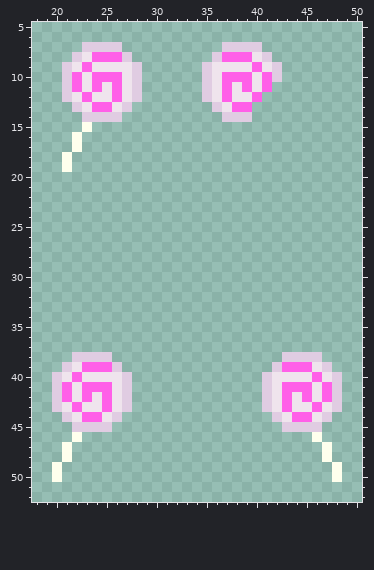
File history of a pixel-art sprite, Resources/Textures/_Impstation/Objects/Consumable/Food/meals.rsi/big-lollipop-inhand-left.png. The picture above was drawn from the file before the commit.
The file is 64x64 pixels. Shown: x 18..50, y 5..52.
The same view after the edit:
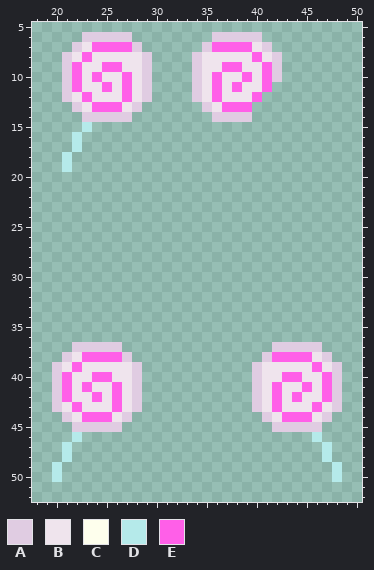
Palette (. is transparent): A #e0cce2  B #efe4ed  C #feffed  D #b5eaea  E #ff5fe8
Changes in this commit:
@@ x 18..50 @@
  5 .................................
- 6 .................................
- 7 .....AAAA..........AAAA..........
- 8 ....ABEEEA........AEEEBA.........
- 9 ...ABEBBBBA......ABBBBEBA........
-10 ...AEBEEEBA......ABEEEBEA........
-11 ...AEBEBEBA......ABEBEBE.........
-12 ...ABEBBEBA......ABEBBE..........
-13 ....ABEEBA........ABEE...........
-14 .....AAAA..........AAA...........
-15 .....C...........................
-16 ....C............................
-17 ....C............................
-18 ...C.............................
-19 ...C.............................
+ 6 .....AAAAA........AAAAA..........
+ 7 ....ABEEEEA......AEEEEBA.........
+ 8 ...ABEBBBBBA....ABBBBBEBA........
+ 9 ...AEBBEEBBA....ABBEEBBEA........
+10 ...AEBEBBEBA....ABEBBEBEA........
+11 ...AEBBEBEBA....ABEBEBBE.........
+12 ...ABEBBBEBA....ABEBBBE..........
+13 ....ABEEEBA......ABEEE...........
+14 .....AAAAA........AAAA...........
+15 .....D...........................
+16 ....D............................
+17 ....D............................
+18 ...D.............................
+19 ...D.............................
 20 .................................
@@ x 18..50 @@
 36 .................................
-37 .................................
-38 ....AAAA.................AAAA....
-39 ...ABEEEA...............AEEEBA...
-40 ..ABEBBBBA.............ABBBBEBA..
-41 ..AEBEEEBA.............ABEEEBEA..
-42 ..AEBEBEBA.............ABEBEBEA..
-43 ..ABEBBEBA.............ABEBBEBA..
-44 ...ABEEBA...............ABEEBA...
-45 ....AAAA.................AAAA....
-46 ....C.......................C....
-47 ...C.........................C...
-48 ...C.........................C...
-49 ..C...........................C..
-50 ..C...........................C..
+37 ....AAAAA...............AAAAA....
+38 ...ABEEEEA.............AEEEEBA...
+39 ..ABEBBBBBA...........ABBBBBEBA..
+40 ..AEBBEEBBA...........ABBEEBBEA..
+41 ..AEBEBBEBA...........ABEBBEBEA..
+42 ..AEBBEBEBA...........ABEBEBBEA..
+43 ..ABEBBBEBA...........ABEBBBEBA..
+44 ...ABEEEBA.............ABEEEBA...
+45 ....AAAAA...............AAAAA....
+46 ....D.......................D....
+47 ...D.........................D...
+48 ...D.........................D...
+49 ..D...........................D..
+50 ..D...........................D..
 51 .................................
Where, in picture pixels (left, top, right, bottom), the same in both pictures:
changed: (62, 32, 152, 172)
changed: (192, 32, 282, 122)
changed: (52, 342, 142, 482)
changed: (252, 342, 342, 482)
